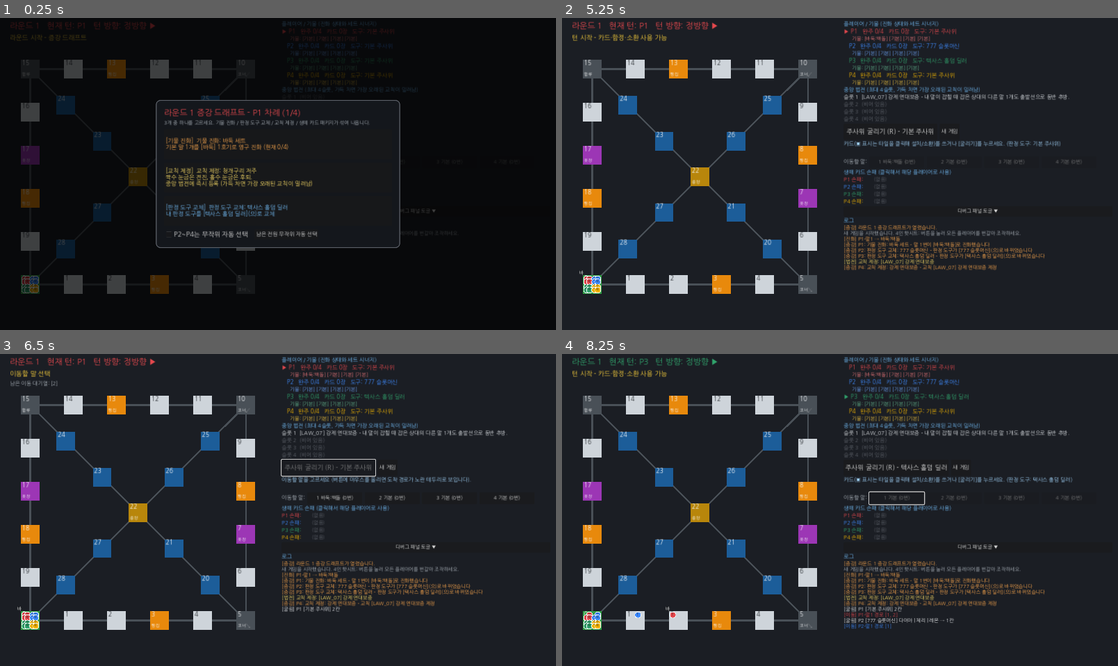
Above: before the commit, frames 1-4 (two rows, left to right).
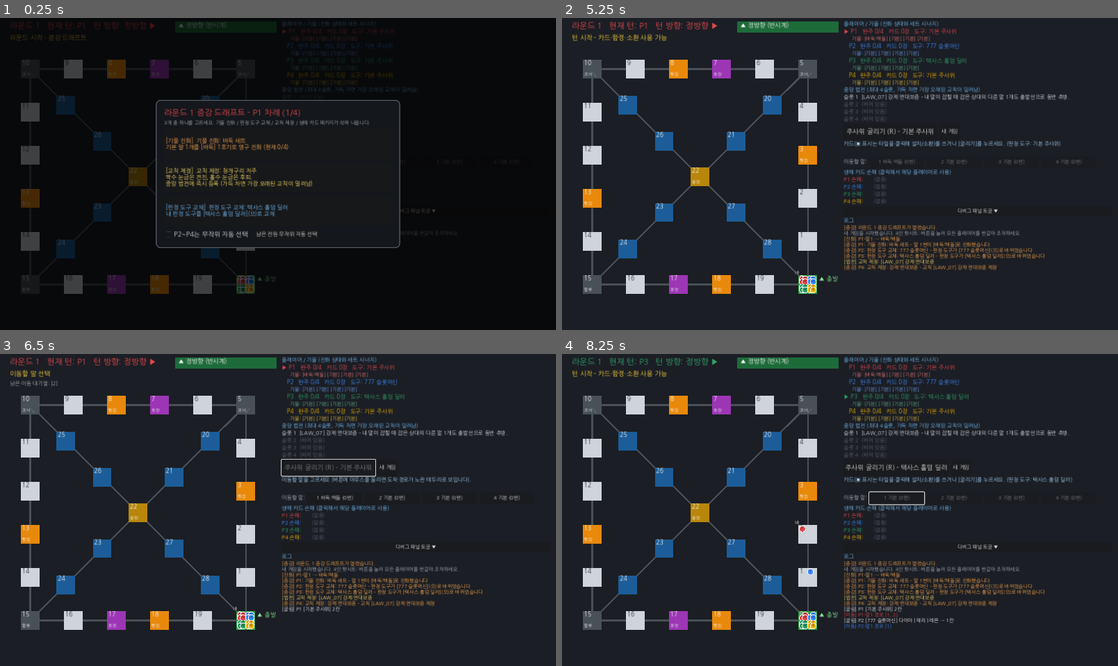
Above: after the commit, the same moments.

Repository: mayjohn66-cmd/TRG
Game: Godot game, scene res://scenes/main_board.tscn
The game is run twice, just before and just after one commit, with the same random seed, the same clock (stepped at 60 frames per second) and the same inputs.
Inputs:
- Up to frame 1 (0.25 s): no input
- Up to frame 2 (5.25 s): click "새 게임" at 0.5 s; click "새 게임" at 1.25 s; click "디버그 패널 토글 ▼" at 2 s; click "[기물 진화] 기물 진화: 바둑 세트 기본 말 1개를…" at 2.75 s; click "[판정 도구 교체] 판정 도구 교체: 777 슬롯머신…" at 3.5 s; click "[판정 도구 교체] 판정 도구 교체: 텍사스 홀덤 딜…" at 4.25 s; click "[교칙 제정] 교칙 제정: 강제 연대보증 내 말이 잡…" at 5 s
- Up to frame 3 (6.5 s): click "주사위 굴리기 (R) - 기본 주사위" at 5.75 s
- Up to frame 4 (8.25 s): click "1 바둑:백돌 (0번)" at 6.5 s; click "주사위 굴리기 (R) - 777 슬롯머신" at 7.25 s; click "1 기본 (0번)" at 8 s

The runs differ from the first frame. In frame 1, 1.1% of the frame differs, in the area x 3-50%, y 1-89%; in frame 2, 2.1%; in frame 3, 2.1%; in frame 4, 2.2%.

Commit message:
보드 화면 배치를 우하단 출발·반시계 방향으로 변경하고 시인성 개선
- 29칸 화면 좌표 재배치 (BoardGraph 연결 규칙은 그대로, 렌더링 좌표만 변경)
- 출발선 진행 방향 화살표와 정/역방향 배너 색상 반전
- 호버 경로 미리보기: 기물 능력(포 넘기·포석)을 반영하고 도착 타일을 굵게 강조, 보드 위 말 호버 지원
- 업기 x2/x3/x4 큼직한 배지, 스크린샷 시나리오 추가

Co-Authored-By: Claude Sonnet 5.5 <noreply@anthropic.com>
Claude-Session: https://claude.ai/code/session_01HvvTBBGdmqrXHkL2GAw3GJ

Diff:
--- a/scenes/main_board.gd
+++ b/scenes/main_board.gd
@@ -73,6 +73,10 @@
 var _phase_label: Label = null
 var _queue_label: Label = null
 var _pick_banner: Label = null
+var _direction_banner: Label = null
+var _direction_bg: ColorRect = null
+var _start_arrow: Label = null
+var _board_hover_pawn: int = -1
 var _player_labels: Dictionary = {}
 var _pawn_info_labels: Dictionary = {}
 var _law_labels: Array[Label] = []
@@ -124,6 +128,30 @@
 func _process(_delta: float) -> void:
 	if manager != null and manager.state != null and not manager.is_game_over:
 		_phase_label.text = _phase_text()
+
+
+## 말 선택 단계에서 보드 위의 내 말에 마우스를 올려도 버튼 호버와 같은 예상 경로를 보여 준다.
+func _input(event: InputEvent) -> void:
+	if not (event is InputEventMouseMotion) or manager == null or state == null:
+		return
+	if manager.current_state != TurnManager.State.PHASE_SELECT_PAWN:
+		return
+	var mouse: Vector2 = (event as InputEventMouseMotion).position
+	var hovered: int = -1
+	var best: float = 18.0
+	for pawn: PlayerPawn in state.selectable_pawns(manager.current_player_id()):
+		var view: Node2D = _pawn_views.get(pawn.entity_id)
+		if view == null or not view.visible:
+			continue
+		var distance: float = view.position.distance_to(mouse)
+		if distance < best:
+			best = distance
+			hovered = pawn.entity_id
+	if hovered != -1 and hovered != _board_hover_pawn:
+		_preview_pawn(hovered)
+		_board_hover_pawn = hovered
+	elif hovered == -1 and _board_hover_pawn != -1:
+		_clear_highlight()
 
 
 func _unhandled_key_input(event: InputEvent) -> void:
@@ -217,6 +245,15 @@
 	_pick_banner.position = Vector2(24, 82)
 	_pick_banner.visible = false
 	add_child(_pick_banner)
+
+	_direction_bg = ColorRect.new()
+	_direction_bg.position = Vector2(430, 8)
+	_direction_bg.size = Vector2(250, 28)
+	_direction_bg.mouse_filter = Control.MOUSE_FILTER_IGNORE
+	add_child(_direction_bg)
+	_direction_banner = _make_label("", 15, Color("f8f9fa"))
+	_direction_banner.position = Vector2(8, 2)
+	_direction_bg.add_child(_direction_banner)
 
 	_board_layer = Control.new()
 	_board_layer.mouse_filter = Control.MOUSE_FILTER_IGNORE
@@ -379,26 +416,28 @@
 # 보드 / 말 그리기
 # ---------------------------------------------------------------------------
 
-## 타일 번호 -> 0~1 정규화 좌표. 출발선(0번)은 좌하단, 5번 우하단, 10번 우상단, 15번 좌상단 코너다.
+## 타일 번호 -> 0~1 정규화 좌표 (화면 렌더링 전용, BoardGraph 연결 규칙과 무관).
+## 출발선(0번)은 우하단에서 시작해 반시계 방향으로 돈다: 0 우하단 -> 5 우상단 -> 10 좌상단 -> 15 좌하단 -> 다시 0.
+## 지름길 1은 5(우상단)->20,21,22(중앙),23,24->15(좌하단), 지름길 2는 10(좌상단)->25,26,22,27,28->0(우하단).
 static func tile_norm(index: int) -> Vector2:
 	if index <= 5:
-		return Vector2(index / 5.0, 1.0)
+		return Vector2(1.0, 1.0 - index / 5.0)
 	if index <= 10:
-		return Vector2(1.0, 1.0 - (index - 5) / 5.0)
+		return Vector2(1.0 - (index - 5) / 5.0, 0.0)
 	if index <= 15:
-		return Vector2(1.0 - (index - 10) / 5.0, 0.0)
+		return Vector2(0.0, (index - 10) / 5.0)
 	if index <= 19:
-		return Vector2(0.0, (index - 15) / 5.0)
+		return Vector2((index - 15) / 5.0, 1.0)
 	match index:
-		20: return Vector2(5.0 / 6.0, 5.0 / 6.0)
-		21: return Vector2(4.0 / 6.0, 4.0 / 6.0)
+		20: return Vector2(5.0 / 6.0, 1.0 / 6.0)
+		21: return Vector2(4.0 / 6.0, 2.0 / 6.0)
 		22: return Vector2(0.5, 0.5)
-		23: return Vector2(2.0 / 6.0, 2.0 / 6.0)
-		24: return Vector2(1.0 / 6.0, 1.0 / 6.0)
-		25: return Vector2(5.0 / 6.0, 1.0 / 6.0)
-		26: return Vector2(4.0 / 6.0, 2.0 / 6.0)
-		27: return Vector2(2.0 / 6.0, 4.0 / 6.0)
-		28: return Vector2(1.0 / 6.0, 5.0 / 6.0)
+		23: return Vector2(2.0 / 6.0, 4.0 / 6.0)
+		24: return Vector2(1.0 / 6.0, 5.0 / 6.0)
+		25: return Vector2(1.0 / 6.0, 1.0 / 6.0)
+		26: return Vector2(2.0 / 6.0, 2.0 / 6.0)
+		27: return Vector2(4.0 / 6.0, 4.0 / 6.0)
+		28: return Vector2(5.0 / 6.0, 5.0 / 6.0)
 	return Vector2(0.5, 0.5)
 
 
@@ -412,6 +451,12 @@
 	_add_track_line([0, 1, 2, 3, 4, 5, 6, 7, 8, 9, 10, 11, 12, 13, 14, 15, 16, 17, 18, 19, 0] as Array[int])
 	_add_track_line([5, 20, 21, 22, 23, 24, 15] as Array[int])
 	_add_track_line([10, 25, 26, 22, 27, 28, 0] as Array[int])
+	_start_arrow = _make_label("▲ 출발", 15, Color("8ce99a"))
+	_start_arrow.position = _tile_center(GameEnums.GOAL_TILE) + Vector2(TILE_SIZE / 2.0 + 4.0, -22)
+	_start_arrow.add_theme_constant_override("outline_size", 5)
+	_start_arrow.add_theme_color_override("font_outline_color", Color("111418"))
+	_start_arrow.mouse_filter = Control.MOUSE_FILTER_IGNORE
+	_board_layer.add_child(_start_arrow)
 	for index: int in GameEnums.TILE_COUNT:
 		var node: TileNode = state.board.get_tile(index)
 		var tile := ColorRect.new()
@@ -495,9 +540,9 @@
 	if index == GameEnums.CENTER_TILE:
 		return "중앙"
 	if index == 5:
+		return "코너↙"
+	if index == 10:
 		return "코너↘"
-	if index == 10:
-		return "코너↙"
 	if index == 15:
 		return "합류"
 	return ""
@@ -528,6 +573,12 @@
 		kind_label.add_theme_constant_override("outline_size", 5)
 		kind_label.add_theme_color_override("font_outline_color", Color("111418"))
 		view.add_child(kind_label)
+		var stack_badge := _make_label("", 20, Color("ffe066"))
+		stack_badge.name = "Stack"
+		stack_badge.position = Vector2(8, -12)
+		stack_badge.add_theme_constant_override("outline_size", 8)
+		stack_badge.add_theme_color_override("font_outline_color", Color("111418"))
+		view.add_child(stack_badge)
 		var badge := _make_label("", 11, Color("ffffff"))
 		badge.name = "Badge"
 		badge.position = Vector2(6, -18)
@@ -570,8 +621,7 @@
 		view.modulate = Color(1, 1, 1, 0.45) if pawn.is_finished else Color.WHITE
 		(view.get_node("Kind") as Label).text = PawnCatalog.letter(pawn.kind)
 		var badge_text: String = ""
-		if not pawn.carried.is_empty():
-			badge_text = "x%d" % (pawn.carried.size() + 1)
+		(view.get_node("Stack") as Label).text = "x%d" % (pawn.carried.size() + 1) if not pawn.carried.is_empty() else ""
 		if pawn.restrained_turns > 0 or pawn.blocked_this_turn:
 			badge_text += " 구속"
 		if pawn.is_imprisoned:
@@ -665,10 +715,22 @@
 	_header_label.text = "라운드 %d   현재 턴: P%d   턴 방향: %s%s" % [state.round_number, player_id, direction, reverse_text]
 	_header_label.add_theme_color_override("font_color", PLAYER_COLORS[player_id])
 	_phase_label.text = _phase_text()
+	_refresh_direction()
 	var queue_text: String = "남은 이동 대기열: %s" % str(manager.move_queue) if not manager.move_queue.is_empty() else ""
 	if manager.command_stack != null and manager.command_stack.interrupt_count() > 0:
 		queue_text += "   개입 대기 카드: %d장 (나중에 낸 카드부터 실행)" % manager.command_stack.interrupt_count()
 	_queue_label.text = queue_text
+
+
+## 진행 방향 안내: 정방향이면 초록 배너 + "▲ 출발", 우노 리버스(turn_direction == -1)면 주황 배너 + "▼ 역주행"으로 반전한다.
+func _refresh_direction() -> void:
+	if _direction_banner == null or _start_arrow == null:
+		return
+	var reversed: bool = manager.turn_direction == -1
+	_direction_bg.color = Color("a8590b") if reversed else Color("1e6b3a")
+	_direction_banner.text = "▼ 역방향 (우노 리버스)" if reversed else "▲ 정방향 (반시계)"
+	_start_arrow.text = "▼ 역주행" if reversed else "▲ 출발"
+	_start_arrow.add_theme_color_override("font_color", Color("ffa94d") if reversed else Color("8ce99a"))
 
 
 func _refresh_players() -> void:
@@ -1239,13 +1301,19 @@
 	ctx.pawn = pawn
 	ctx.trigger_timing = RuleContext.ON_MOVE_CALC
 	ctx = state.rulebook.process_context(ctx)
-	for tile: int in state.board.calculate_path(pawn, ctx.dice_value * ctx.direction, ctx):
-		(_highlights[tile] as ReferenceRect).visible = true
+	# 실제 이동과 같은 계산(포 넘기 +2, 포석 -1 등 기물 능력 포함)으로 예상 경로를 구한다.
+	var path: Array[int] = MoveExecutor.plan_path(state, pawn, ctx, MoveReport.new())
+	for index: int in path.size():
+		var highlight: ReferenceRect = _highlights[path[index]]
+		highlight.visible = true
+		highlight.border_width = 6.0 if index == path.size() - 1 else 3.0
 
 
 func _clear_highlight() -> void:
 	for highlight: ReferenceRect in _highlights.values():
 		highlight.visible = false
+		highlight.border_width = 3.0
+	_board_hover_pawn = -1
 
 
 # ---------------------------------------------------------------------------
--- a/tests/ui_screenshot.gd
+++ b/tests/ui_screenshot.gd
@@ -77,6 +77,24 @@
 			_board.state.give_card(2, &"ACT_01")
 			_board.state.tools[1] = ScriptedTool.new([3])
 			_board._on_roll_pressed()
+		"select":
+			_finish_draft()
+			for pawn_id: int in [11, 12, 13]:
+				var pawn: PlayerPawn = state.get_pawn(pawn_id)
+				pawn.place_at(4)
+				pawn.has_left_start = true
+			state.stack_pawns(state.get_pawn(11), state.get_pawn(12))
+			state.stack_pawns(state.get_pawn(11), state.get_pawn(13))
+			state.place_attachment(8, Hotel.new(2))
+			state.get_pawn(14).place_at(14)
+			state.get_pawn(14).has_left_start = true
+			state.tools[1] = ScriptedTool.new([4])
+			_board._on_roll_pressed()
+			_board._preview_pawn(11)
+		"reverse":
+			_finish_draft()
+			_board.manager.reverse_turn_order()
+			_board._refresh_all()
 		"debug":
 			_finish_draft()
 			_board._on_debug_toggle_pressed()
Not shown, changed: docs/GDD_TDD_Master.md
